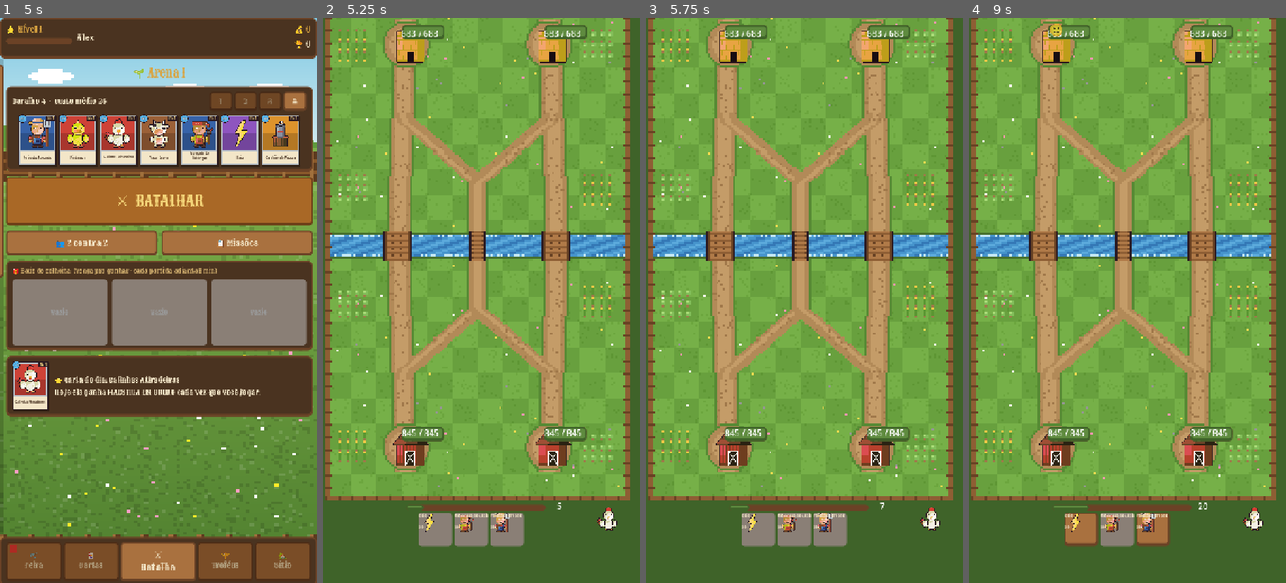
Above: before the commit, frames 1-4 (left to right).
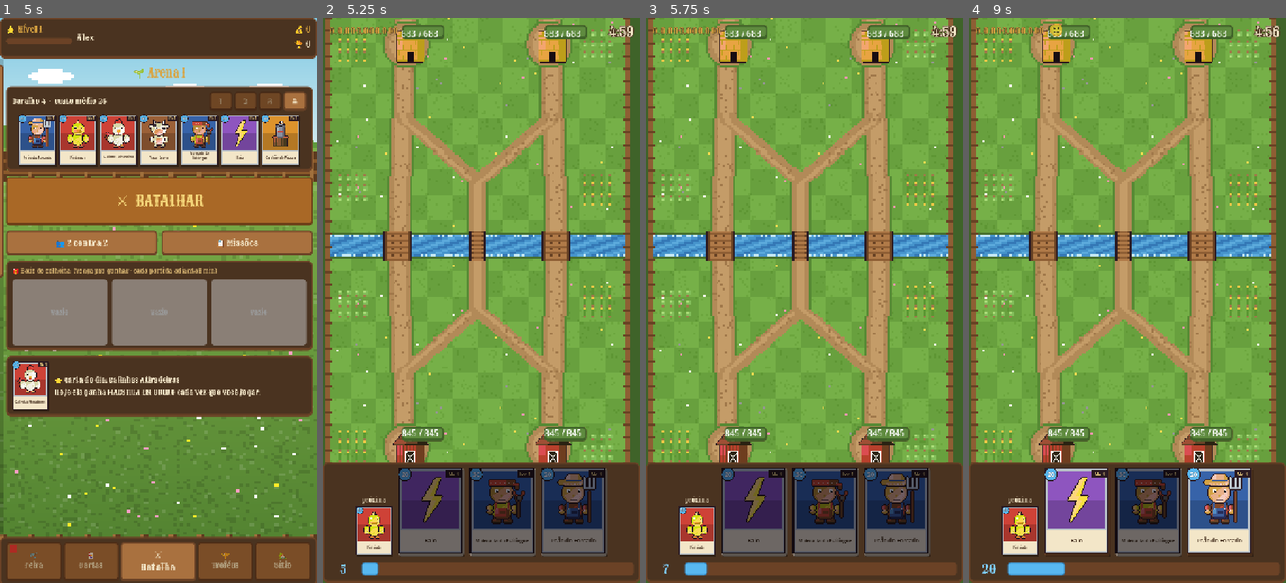
Above: after the commit, the same moments.

Repository: Generadevde/farmarena
Game: Godot game, scene res://Scenes/profile_setup.tscn
Two runs of this game, one before a commit and one after it. Both use one fixed random seed, a clock stepped at 60 frames per second and the inputs below. The engine's default icon, where the game draws it, is replaced by a stand-in: a white triangle on a blue panel in a dark square.
Inputs (mouse positions are in pixels of both pictures, inside the frame that each line leads up to):
- Up to frame 1 (5 s): click (148, 362) at 0.52 s; type "Alex" at 0.6 s; click "Criar" at 1.25 s; click "1" at 2 s; click "2" at 2.75 s; click "3" at 3.5 s; click "4" at 4.25 s
- Up to frame 2 (5.25 s): click "⚔ BATALHAR" at 5 s
- Up to frame 3 (5.75 s): no input
- Up to frame 4 (9 s): tap Enter at 5.75 s; move the mouse to (1197, 272) at 5.77 s; click (1197, 272) at 5.92 s; drag from (1064, 328) to (1127, 379) at 6.52 s; move the mouse to (1159, 176) at 7.27 s; click (1159, 176) at 7.42 s; drag from (1111, 413) to (1197, 453) at 8.02 s; move the mouse to (1222, 385) at 8.77 s; click (1222, 385) at 8.92 s

Frame 1 is identical in both runs. In frame 2, 22% of the frame differs, in the area x 0-100%, y 1-100%; in frame 3, 22%; in frame 4, 22%.

Commit message:
HUD da batalha preso na tela com cartas novas (custo, nível, maestria); baús já dão cartas da arena atual; bots usam só cartas da arena deles; corrige placar final
Co-Authored-By: Claude Fable 5.2 <noreply@anthropic.com>
Claude-Session: https://claude.ai/code/session_01F2c9wwKpd4XWAaAeM55Dzi

Diff:
--- a/AI/deck_builder.gd
+++ b/AI/deck_builder.gd
@@ -92,6 +92,7 @@
 		"curve": curve,
 		"spells_wanted": 1 + rng.randi() % 2,
 		"favorite_nation": fav_nation,
+		"arena_cap": ArenaManager.get_participant_arena(bot_name),
 		"seed": rng.randi(),
 	}
 
@@ -147,10 +148,19 @@
 	return s
 
 
+# 2.0: bot só usa carta que já "existe" na arena dele (igual o jogador) --
+# se sobrar pouca carta, libera tudo pra não ficar sem baralho
+static func _arena_gate(known_cards: Array, style: Dictionary) -> Array:
+	var cap = int(style.get("arena_cap", 99))
+	var out = known_cards.filter(func(c): return c != null and c.unlock_arena <= cap)
+	return out if out.size() >= 7 else known_cards
+
+
 static func build_deck(known_cards: Array, style: Dictionary, deck_size: int) -> Array[CardData]:
 	var rng = RandomNumberGenerator.new()
 	rng.randomize()
 
+	known_cards = _arena_gate(known_cards, style)
 	var pool: Array[CardData] = []
 	var seen: Dictionary = {}
 	for card in known_cards:
@@ -207,6 +217,7 @@
 		if card != null:
 			current_ids[card.resource_path] = true
 
+	known_cards = _arena_gate(known_cards, style)
 	var candidates: Array = []
 	var weights: Array = []
 	var total = 0.0
--- a/Cards/Cards/button.gd
+++ b/Cards/Cards/button.gd
@@ -2,6 +2,7 @@
 
 @export var hand_index: int = 0  # 0, 1 ou 2 -- qual posição da mão esse botão representa
 var card: CardData
+var _view: CardView
 
 var _hold_timer: Timer = null
 var _info_popup: CanvasLayer = null
@@ -13,7 +14,7 @@
 
 
 func _ready():
-	clip_contents = true  # corta qualquer coisa que ultrapassa os limites do botão
+	clip_contents = false  # a carta selecionada sobe um pouco pra fora do botão
 	theme = ThemeBuilder.game_theme
 	add_to_group("hand_card_button")  # pra cena de batalha conseguir juntar todas numa fileira organizada
 
@@ -30,6 +31,15 @@
 	add_theme_stylebox_override("pressed", no_margin_style)
 	add_theme_stylebox_override("focus", no_margin_style)
 
+	# 2.0: a carta inteira é desenhada pelo CardView (moldura, custo, nível, maestria)
+	_view = CardView.make(null, 150)
+	_view.mouse_filter = Control.MOUSE_FILTER_IGNORE
+	_view.set_anchors_preset(Control.PRESET_FULL_RECT)
+	add_child(_view)
+	$Icon.visible = false
+	$Name.visible = false
+	$Cost.visible = false
+
 	$Icon.expand_mode = TextureRect.EXPAND_IGNORE_SIZE
 	$Icon.stretch_mode = TextureRect.STRETCH_SCALE  # estica exato pra caber, sem cortar nem sobrar espaço -- pode distorcer um pouco, mas nunca perde detalhe da arte
 	$Icon.set_anchors_preset(Control.PRESET_FULL_RECT)  # preenche o botão inteiro, não importa o tamanho original dele na cena
@@ -45,7 +55,9 @@
 	$Name.text = card.card_name
 	$Cost.text = str(card.cost)
 	$Icon.texture = card.icon
-	_refresh_level_label()
+	if _view != null:
+		_view.card = card
+		_view.queue_redraw()
 
 
 # cria (na primeira vez) e atualiza o texto de nível em cima do ícone --
@@ -67,10 +79,13 @@
 		return
 	disabled = GameManager.player_money < card.cost
 	var battle = get_tree().get_first_node_in_group("battle_scene")
-	if battle and battle.selected_card == card:
-		modulate = Color(1, 1, 0.7) # selecionada
-	else:
-		modulate = Color(1, 1, 1) # normal
+	var is_selected = battle and battle.selected_card == card
+	if _view != null:
+		# sem recurso = carta escura; selecionada = sobe e brilha
+		_view.modulate = Color(0.45, 0.45, 0.5) if disabled else Color(1, 1, 1)
+		_view.position.y = lerpf(_view.position.y, -18.0 if is_selected else 0.0, minf(1.0, delta * 14.0))
+		if _view.selected != is_selected:
+			_view.set_selected(is_selected)
 
 
 func _gui_input(event):
@@ -95,7 +110,7 @@
 					return
 				var battle = get_tree().get_first_node_in_group("battle_scene")
 				if battle:
-					battle.try_confirm_placement_at(get_global_mouse_position())
+					battle.try_confirm_placement_at(battle.get_global_mouse_position())
 					get_viewport().set_input_as_handled()
 			else:
 				# toque rápido, sem arrastar -- comportamento clássico:
--- a/Scripts/batlhe_scene.gd
+++ b/Scripts/batlhe_scene.gd
@@ -116,6 +116,10 @@
 # qualquer elemento em posição fixa fica "pra fora" da borda de baixo.
 # Cada find_child é opcional -- se algum nó não existir com esse nome
 # exato, só pula ele, sem quebrar o resto
+func _opp_label() -> Label:
+	return find_child("OpponentNameLabel", true, false)
+
+
 func _setup_hud_anchors():
 	# só o necessário funcionalmente -- posição/tamanho de cada elemento
 	# fica por conta do usuário, direto no editor
@@ -243,6 +247,7 @@
 
 	# arena 2.0: campo simétrico, 2 torres por lado, caminhos, câmera
 	ArenaBuilder.build(self)
+	BattleHud.install(self)  # HUD 2.0 preso na tela (mão, recurso, relógio, adversário)
 
 	_setup_hud_anchors()
 
@@ -306,7 +311,7 @@
 	_connect_base_signals()
 	_show_opponent_name()
 	if _is_nemesis_match:
-		$OpponentNameLabel.text += " 🔥"
+		_opp_label().text += " 🔥"
 	_apply_ai_decision_speed()
 
 	_is_2v2 = MatchSetup.mode == MatchSetup.MODE_2V2
@@ -485,11 +490,11 @@
 func _show_opponent_name():
 	if ai_profile == null:
 		return
-	$OpponentNameLabel.text = ai_profile.profile_name
-	$OpponentNameLabel.add_theme_color_override("font_color", ThemeBuilder.COLOR_GOLD)
-	$OpponentNameLabel.add_theme_font_size_override("font_size", 20)
-	$OpponentNameLabel.add_theme_color_override("font_outline_color", ThemeBuilder.COLOR_PANEL_BG)
-	$OpponentNameLabel.add_theme_constant_override("outline_size", 4)
+	_opp_label().text = ai_profile.profile_name
+	_opp_label().add_theme_color_override("font_color", ThemeBuilder.COLOR_GOLD)
+	_opp_label().add_theme_font_size_override("font_size", 20)
+	_opp_label().add_theme_color_override("font_outline_color", ThemeBuilder.COLOR_PANEL_BG)
+	_opp_label().add_theme_constant_override("outline_size", 4)
 
 
 func _apply_ai_decision_speed():
@@ -803,7 +808,7 @@
 		title.text = "EMPATE"
 	else:
 		title.text = "VITÓRIA!" if player_won else "DERROTA..."
-	var remaining_mine = _alive_towers(GameManager.Team.PLAYER) if has_method("_alive_towers") else 1
+	var remaining_mine = _alive_towers(GameManager.Team.PLAYER).size()
 	var jokes: Array
 	if is_draw:
 		jokes = ["Ninguém arredou o pé.", "Empate é quando os dois perdem tempo."]
--- /dev/null
+++ b/Scripts/battle_hud.gd
@@ -0,0 +1,130 @@
+extends CanvasLayer
+class_name BattleHud
+## HUD 2.0 da batalha: fica PRESO NA TELA (CanvasLayer), não no mundo.
+##   topo: nome do adversário · relógio
+##   embaixo: próxima carta · 3 cartas da mão · barra de recurso com número
+## Os nós mantêm os nomes antigos (ResourceBar, BattleTimerLabel,
+## OpponentNameLabel, Button/Button2/Button3) porque a cena de batalha os
+## procura por nome.
+
+const HAND_BUTTON = preload("res://Scenes/button.tscn")
+const CARD_W = 150.0
+
+var _money_label: Label
+var _bar: ProgressBar
+var _next_view: CardView
+
+
+static func install(battle: Node) -> BattleHud:
+	# tira o HUD antigo (que ficava posicionado no mundo)
+	for old_name in ["HBoxContainer", "VBoxContainer", "Label", "ResourceBar", "BattleTimerLabel", "OpponentNameLabel"]:
+		var old = battle.get_node_or_null(old_name)
+		if old != null:
+			battle.remove_child(old)
+			old.free()
+	var hud = BattleHud.new()
+	hud.layer = 10
+	hud.name = "Hud2"
+	battle.add_child(hud)
+	return hud
+
+
+func _ready():
+	var root = Control.new()
+	root.set_anchors_preset(Control.PRESET_FULL_RECT)
+	root.mouse_filter = Control.MOUSE_FILTER_IGNORE
+	root.theme = ThemeBuilder.game_theme
+	add_child(root)
+
+	# ---------------- topo
+	var top = HBoxContainer.new()
+	top.set_anchors_preset(Control.PRESET_TOP_WIDE)
+	top.offset_left = 14
+	top.offset_right = -14
+	top.offset_top = 10
+	top.mouse_filter = Control.MOUSE_FILTER_IGNORE
+	root.add_child(top)
+	var opp = Label.new()
+	opp.name = "OpponentNameLabel"
+	opp.size_flags_horizontal = Control.SIZE_EXPAND_FILL
+	opp.add_theme_font_size_override("font_size", 24)
+	opp.add_theme_color_override("font_color", ThemeBuilder.COLOR_GOLD)
+	opp.add_theme_color_override("font_outline_color", ThemeBuilder.COLOR_PANEL_BG)
+	opp.add_theme_constant_override("outline_size", 6)
+	opp.clip_text = true
+	top.add_child(opp)
+	var timer = Label.new()
+	timer.name = "BattleTimerLabel"
+	timer.add_theme_font_size_override("font_size", 30)
+	timer.add_theme_color_override("font_outline_color", ThemeBuilder.COLOR_PANEL_BG)
+	timer.add_theme_constant_override("outline_size", 8)
+	top.add_child(timer)
+
+	# ---------------- embaixo
+	var bottom = PanelContainer.new()
+	bottom.set_anchors_preset(Control.PRESET_BOTTOM_WIDE)
+	bottom.grow_vertical = Control.GROW_DIRECTION_BEGIN
+	root.add_child(bottom)
+	var v = VBoxContainer.new()
+	v.add_theme_constant_override("separation", 8)
+	bottom.add_child(v)
+	var row = HBoxContainer.new()
+	row.alignment = BoxContainer.ALIGNMENT_CENTER
+	row.add_theme_constant_override("separation", 12)
+	v.add_child(row)
+
+	var next_box = VBoxContainer.new()
+	next_box.alignment = BoxContainer.ALIGNMENT_END
+	row.add_child(next_box)
+	var nl = Label.new()
+	nl.text = "próxima"
+	nl.add_theme_font_size_override("font_size", 14)
+	nl.horizontal_alignment = HORIZONTAL_ALIGNMENT_CENTER
+	next_box.add_child(nl)
+	_next_view = CardView.make(null, 84)
+	_next_view.mouse_filter = Control.MOUSE_FILTER_IGNORE
+	_next_view.show_level = false
+	next_box.add_child(_next_view)
+
+	var names = ["Button", "Button2", "Button3"]
+	for i in 3:
+		var b = HAND_BUTTON.instantiate()
+		b.name = names[i]
+		b.hand_index = i
+		b.custom_minimum_size = Vector2(CARD_W, CARD_W * 1.34)
+		row.add_child(b)
+
+	var res_row = HBoxContainer.new()
+	res_row.add_theme_constant_override("separation", 10)
+	v.add_child(res_row)
+	_money_label = Label.new()
+	_money_label.custom_minimum_size.x = 64
+	_money_label.horizontal_alignment = HORIZONTAL_ALIGNMENT_CENTER
+	_money_label.add_theme_font_size_override("font_size", 28)
+	_money_label.add_theme_color_override("font_color", Color("#7fd0ff"))
+	res_row.add_child(_money_label)
+	_bar = ProgressBar.new()
+	_bar.name = "ResourceBar"
+	_bar.show_percentage = false
+	_bar.custom_minimum_size.y = 30
+	_bar.size_flags_horizontal = Control.SIZE_EXPAND_FILL
+	_bar.size_flags_vertical = Control.SIZE_SHRINK_CENTER
+	var fill = StyleBoxFlat.new()
+	fill.bg_color = Color("#58b8f0")
+	fill.border_color = Color("#2a78b0")
+	fill.set_border_width_all(2)
+	fill.set_corner_radius_all(6)
+	_bar.add_theme_stylebox_override("fill", fill)
+	res_row.add_child(_bar)
+
+	DeckManager.hand_changed.connect(_refresh_next)
+	_refresh_next()
+
+
+func _refresh_next():
+	_next_view.card = DeckManager.draw_queue[0] if !DeckManager.draw_queue.is_empty() else null
+	_next_view.queue_redraw()
+
+
+func _process(_delta):
+	_money_label.text = str(int(GameManager.player_money))
--- a/Scripts/hub.gd
+++ b/Scripts/hub.gd
@@ -549,9 +549,9 @@
 		var arena_now = ArenaManager.get_player_arena()
 		for c in missing:
 			var v = CardView.make(c, 128)
-			v.locked = c.unlock_arena > arena_now - 1
+			v.locked = c.unlock_arena > arena_now
 			v.show_level = false
-			v.badge = "Arena %d" % (c.unlock_arena + 1) if v.locked else "nos baús"
+			v.badge = "Arena %d" % c.unlock_arena if v.locked else "nos baús"
 			v.tapped.connect(_show_card_popup)
 			mg.add_child(v)
 
@@ -569,7 +569,7 @@
 		tb.expand_icon = true
 		tb.icon_alignment = HORIZONTAL_ALIGNMENT_CENTER
 		tb.vertical_icon_alignment = VERTICAL_ALIGNMENT_TOP
-		tb.text = b.base_name + ("\n✔ em uso" if b == equipped else ("" if unlocked else "\n🔒 Arena %d" % (b.unlock_arena + 1)))
+		tb.text = b.base_name + ("\n✔ em uso" if b == equipped else ("" if unlocked else "\n🔒 Arena %d" % b.unlock_arena))
 		tb.add_theme_font_size_override("font_size", 14)
 		tb.modulate = Color(1, 1, 1) if unlocked else Color(0.5, 0.5, 0.5)
 		tb.pressed.connect(_show_base_popup.bind(b))
@@ -706,7 +706,7 @@
 		if !Progresso.deck_paths(_deck_slot).has(card.resource_path):
 			v.add_child(_button("Colocar no Baralho %d" % (_deck_slot + 1), _begin_place.bind(card, v)))
 	else:
-		v.add_child(_wrap("Você ainda não tem esta carta. Ela aparece nos baús e na Feira a partir da Arena %d." % (card.unlock_arena + 1), 16, Color(1, 0.85, 0.5)))
+		v.add_child(_wrap("Você ainda não tem esta carta. Ela aparece nos baús e na Feira a partir da Arena %d." % maxi(1, card.unlock_arena), 16, Color(1, 0.85, 0.5)))
 	v.add_child(_button("Fechar", _close.bind(v)))
 
 
@@ -786,7 +786,7 @@
 		if PlayerProfile.get_equipped_base() != b:
 			v.add_child(_button("Usar esta torre", _equip_base.bind(b, v)))
 	else:
-		v.add_child(_wrap("🔒 Libera quando você chegar na Arena %d." % (b.unlock_arena + 1), 16, Color(1, 0.85, 0.5)))
+		v.add_child(_wrap("🔒 Libera quando você chegar na Arena %d." % b.unlock_arena, 16, Color(1, 0.85, 0.5)))
 	v.add_child(_button("Fechar", _close.bind(v)))
 
 
@@ -900,6 +900,7 @@
 
 	var last_arena = 1
 	var shown_locked = 0
+	_arena_divider(box, 1)
 	for m in Progresso.road_milestones():
 		var a = ArenaManager.get_arena_for_trophies(int(m["trofeus"]))
 		if a != last_arena:
@@ -928,8 +929,6 @@
 			row.add_child(b)
 		else:
 			row.add_child(_label("🔒", 20))
-	if arena_i == 1 and last_arena == 1:
-		_arena_divider(box, 2)
 
 
 func _arena_divider(box: Node, arena_i: int):
@@ -938,7 +937,7 @@
 	p.add_child(_title("%s %s  ·  %d troféus" % [info.get("emoji", ""), info.get("name", ""), int(info.get("trophy_threshold", 0))]))
 	var unlocks: Array = []
 	for c in CardDatabase.all_cards:
-		if c != null and c.unlock_arena == arena_i - 1 and !CustomContent.is_spawn_only(c):
+		if c != null and c.unlock_arena == arena_i and !CustomContent.is_spawn_only(c):
 			unlocks.append(c)
 	if unlocks.is_empty():
 		return
@@ -953,7 +952,7 @@
 		v.tapped.connect(_show_card_popup)
 		g.add_child(v)
 	for b in BotSimulator.available_bases:
-		if b != null and b.unlock_arena == arena_i - 1 and arena_i > 1:
+		if b != null and b.unlock_arena == arena_i:
 			p.add_child(_label("🏰 Torre nova: %s" % b.base_name, 16, Color(0.7, 0.9, 1.0)))
 
 
--- a/Scripts/progresso.gd
+++ b/Scripts/progresso.gd
@@ -143,7 +143,7 @@
 	var arena = ArenaManager.get_player_arena()
 	var out: Array = []
 	for c in CardDatabase.all_cards:
-		if c != null and !CustomContent.is_spawn_only(c) and c.unlock_arena <= arena - 1:
+		if c != null and !CustomContent.is_spawn_only(c) and c.unlock_arena <= arena:
 			out.append(c)
 	return out
 
@@ -656,7 +656,7 @@
 
 
 func is_base_unlocked(b: BaseData) -> bool:
-	return b != null and b.unlock_arena <= ArenaManager.get_player_arena() - 1
+	return b != null and b.unlock_arena <= ArenaManager.get_player_arena()
 
 
 # ================================================================ baralhos
